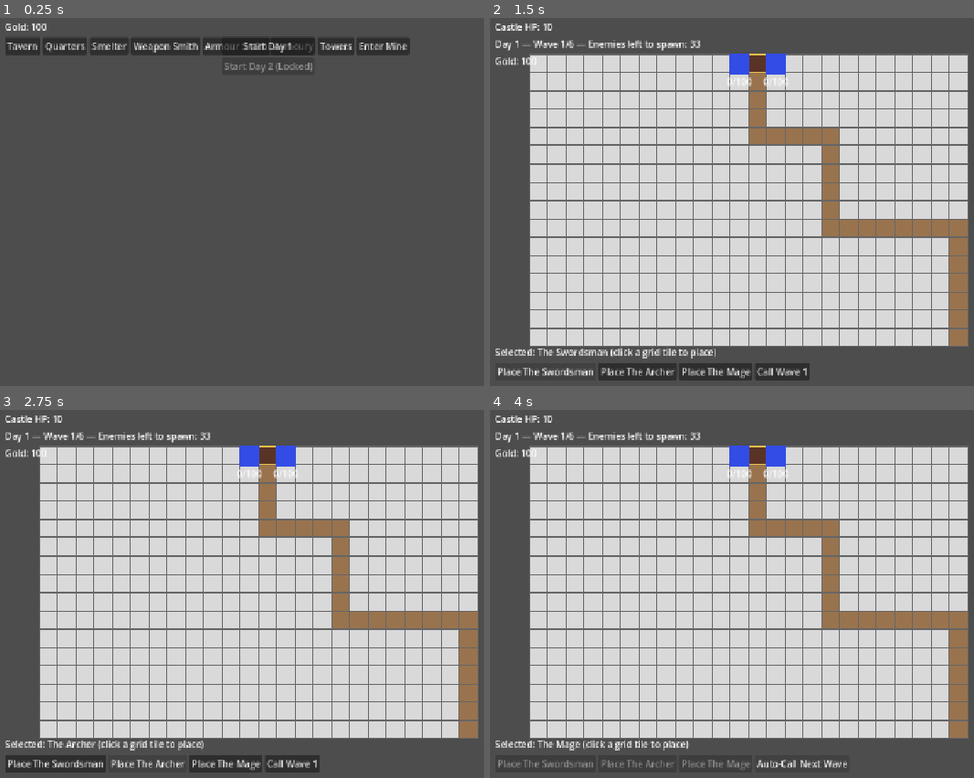
Above: before the commit, frames 1-4 (two rows, left to right).
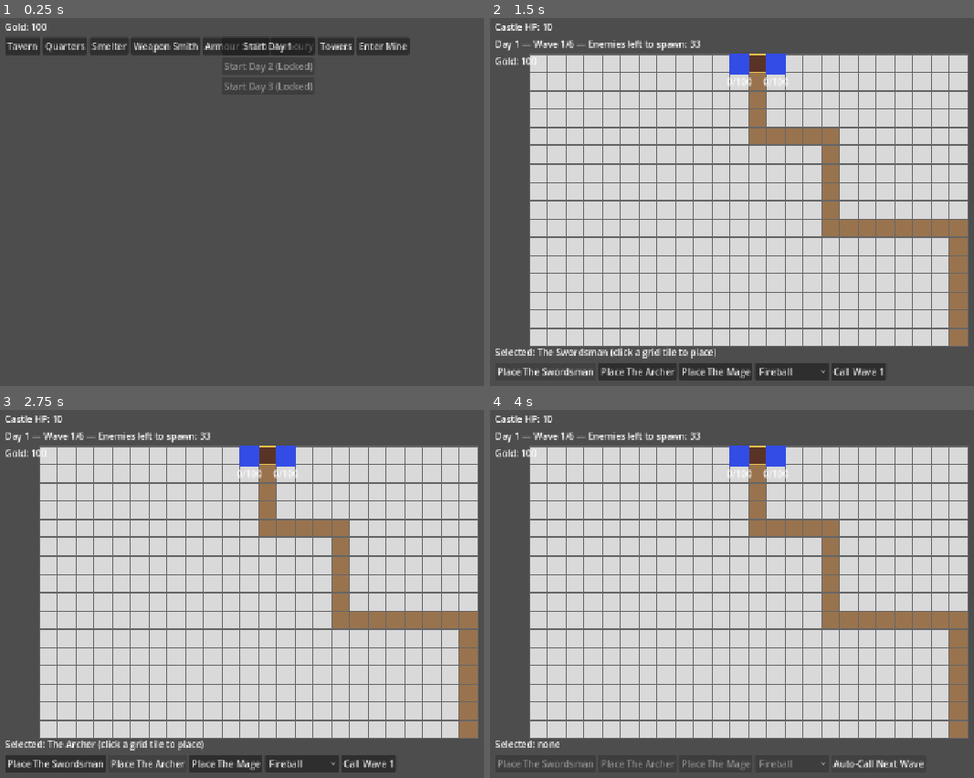
Above: after the commit, the same moments.

Repository: qzak/td-m3-game
Game: Godot game, scene res://scenes/castle/castle.tscn
The game is run twice, just before and just after one commit, with the same random seed, the same clock (stepped at 60 frames per second) and the same inputs.
Inputs:
- Up to frame 1 (0.25 s): no input
- Up to frame 2 (1.5 s): click "Start Day 1" at 0.5 s; click "Place The Swordsman" at 1.25 s
- Up to frame 3 (2.75 s): click "Place The Archer" at 2 s
- Up to frame 4 (4 s): click "Place The Mage" at 2.75 s; click "Call Wave 1" at 3.5 s

The runs differ from the first frame. In frame 1, 0.1% of the frame differs, in the area x 46-65%, y 17-21%; in frame 2, 0.8%; in frame 3, 0.8%; in frame 4, 0.8%, in the area x 9-90%, y 89-98%.

Commit message:
Agent Host changes for agents/game-dev-next-milestones-plan

Diff:
--- a/autoload/game_state.gd
+++ b/autoload/game_state.gd
@@ -35,6 +35,7 @@
 var selected_day_index: int = 1
 var mine_depth: int = 0
 var mine_board_state: Array = []
+var _total_known_days_cache: int = -1  # -1 = not yet computed
 
 func _ready() -> void:
 	EventBus.day_started.connect(func(_idx): tavern_reroll_count = 0)
@@ -44,7 +45,44 @@
 	unlocked_day_index = maxi(unlocked_day_index, day_index + 1)
 
 func total_known_days() -> int:
-	return 2
+	# Return cached value if already computed
+	if _total_known_days_cache >= 0:
+		return _total_known_days_cache
+
+	# Scan res://data/waves/ for day_<n>.tres files
+	var dir: DirAccess = DirAccess.open("res://data/waves")
+	if dir == null:
+		_total_known_days_cache = 1
+		return 1
+
+	# Use a regex to match day_<number>.tres pattern exactly
+	var regex := RegEx.new()
+	regex.compile("^day_([0-9]+)\\.tres(\\.remap)?$")
+
+	var found_days: Dictionary = {}  # n -> true
+	var files: PackedStringArray = dir.get_files()
+
+	for file_name: String in files:
+		var result: RegExMatch = regex.search(file_name)
+		if result:
+			var n_str: String = result.get_string(1)
+			var n: int = int(n_str)
+			found_days[n] = true
+
+	# Find highest contiguous n starting at 1
+	var max_contiguous: int = 0
+	for i in range(1, 1000):  # reasonable upper limit
+		if found_days.has(i):
+			max_contiguous = i
+		else:
+			break  # stop at first gap
+
+	# Fall back to 1 if none found
+	if max_contiguous == 0:
+		max_contiguous = 1
+
+	_total_known_days_cache = max_contiguous
+	return _total_known_days_cache
 
 func add_currency(amount: int) -> void:
 	currency += amount
--- a/data/adventurers/mage.tres
+++ b/data/adventurers/mage.tres
@@ -15,4 +15,4 @@
 attack_pool = 120
 attack_regen = 30
 recruit_cost = 150
-spell_ids = Array[String](["fireball"])
+spell_ids = Array[String](["fireball", "arcane_bolt"])
--- /dev/null
+++ b/data/adventurers/spells/arcane_bolt.tres
@@ -0,0 +1,10 @@
+[gd_resource type="Resource" script_class="SpellData" load_steps=2 format=3]
+
+[ext_resource type="Script" path="res://data/adventurers/spell_data.gd" id="1"]
+
+[resource]
+script = ExtResource("1")
+id = "arcane_bolt"
+display_name = "Arcane Bolt"
+is_aoe = false
+damage_multiplier = 1.6
--- /dev/null
+++ b/data/waves/day3_wave1.tres
@@ -0,0 +1,10 @@
+[gd_resource type="Resource" script_class="WaveData" load_steps=3 format=3]
+
+[ext_resource type="Script" path="res://data/waves/wave_data.gd" id="1"]
+[ext_resource type="Resource" path="res://data/enemies/goblin.tres" id="2"]
+
+[resource]
+script = ExtResource("1")
+enemy_data = ExtResource("2")
+count = 8
+spawn_delay_steps = 2
--- /dev/null
+++ b/data/waves/day3_wave2.tres
@@ -0,0 +1,10 @@
+[gd_resource type="Resource" script_class="WaveData" load_steps=3 format=3]
+
+[ext_resource type="Script" path="res://data/waves/wave_data.gd" id="1"]
+[ext_resource type="Resource" path="res://data/enemies/goblin_rider.tres" id="2"]
+
+[resource]
+script = ExtResource("1")
+enemy_data = ExtResource("2")
+count = 8
+spawn_delay_steps = 2
--- /dev/null
+++ b/data/waves/day3_wave3.tres
@@ -0,0 +1,10 @@
+[gd_resource type="Resource" script_class="WaveData" load_steps=3 format=3]
+
+[ext_resource type="Script" path="res://data/waves/wave_data.gd" id="1"]
+[ext_resource type="Resource" path="res://data/enemies/goblin_shaman.tres" id="2"]
+
+[resource]
+script = ExtResource("1")
+enemy_data = ExtResource("2")
+count = 5
+spawn_delay_steps = 2
--- /dev/null
+++ b/data/waves/day3_wave4.tres
@@ -0,0 +1,10 @@
+[gd_resource type="Resource" script_class="WaveData" load_steps=3 format=3]
+
+[ext_resource type="Script" path="res://data/waves/wave_data.gd" id="1"]
+[ext_resource type="Resource" path="res://data/enemies/goblin_rider.tres" id="2"]
+
+[resource]
+script = ExtResource("1")
+enemy_data = ExtResource("2")
+count = 10
+spawn_delay_steps = 1
--- /dev/null
+++ b/data/waves/day3_wave5.tres
@@ -0,0 +1,10 @@
+[gd_resource type="Resource" script_class="WaveData" load_steps=3 format=3]
+
+[ext_resource type="Script" path="res://data/waves/wave_data.gd" id="1"]
+[ext_resource type="Resource" path="res://data/enemies/goblin_shaman.tres" id="2"]
+
+[resource]
+script = ExtResource("1")
+enemy_data = ExtResource("2")
+count = 6
+spawn_delay_steps = 2
--- /dev/null
+++ b/data/waves/day3_wave6.tres
@@ -0,0 +1,10 @@
+[gd_resource type="Resource" script_class="WaveData" load_steps=3 format=3]
+
+[ext_resource type="Script" path="res://data/waves/wave_data.gd" id="1"]
+[ext_resource type="Resource" path="res://data/enemies/large_goblin.tres" id="2"]
+
+[resource]
+script = ExtResource("1")
+enemy_data = ExtResource("2")
+count = 6
+spawn_delay_steps = 3
--- /dev/null
+++ b/data/waves/day_3.tres
@@ -0,0 +1,17 @@
+[gd_resource type="Resource" script_class="DayData" load_steps=8 format=3]
+
+[ext_resource type="Script" path="res://data/waves/day_data.gd" id="1"]
+[ext_resource type="Script" path="res://data/waves/wave_data.gd" id="2"]
+[ext_resource type="Resource" path="res://data/waves/day3_wave1.tres" id="3"]
+[ext_resource type="Resource" path="res://data/waves/day3_wave2.tres" id="4"]
+[ext_resource type="Resource" path="res://data/waves/day3_wave3.tres" id="5"]
+[ext_resource type="Resource" path="res://data/waves/day3_wave4.tres" id="6"]
+[ext_resource type="Resource" path="res://data/waves/day3_wave5.tres" id="7"]
+[ext_resource type="Resource" path="res://data/waves/day3_wave6.tres" id="8"]
+
+[resource]
+script = ExtResource("1")
+day_index = 3
+waves = Array[ExtResource("2")]([ExtResource("3"), ExtResource("4"), ExtResource("5"), ExtResource("6"), ExtResource("7"), ExtResource("8")])
+difficulty_scalar = 1.6
+completion_reward = 400
--- a/scripts/tower_defense/adventurer.gd
+++ b/scripts/tower_defense/adventurer.gd
@@ -6,16 +6,26 @@
 var cell: Vector2i
 var attack_pool_current: int = 0
 var stunned_steps_remaining: int = 0
+var selected_spell_id: String = ""  # chosen spell for MAGIC units; "" = use the type's default
 
 @onready var pool_label: Label = $PoolLabel
 
-func setup(p_data: AdventurerData, p_cell: Vector2i, world_pos: Vector2) -> void:
+func setup(p_data: AdventurerData, p_cell: Vector2i, world_pos: Vector2, p_spell_id: String = "") -> void:
 	data = p_data
 	cell = p_cell
 	position = world_pos
 	attack_pool_current = 0
 	stunned_steps_remaining = 0
+	selected_spell_id = p_spell_id
+	if selected_spell_id == "" and not data.spell_ids.is_empty():
+		selected_spell_id = data.spell_ids[0]
 	_update_label()
+
+## Repositions the unit to a new cell without touching its charge/stun state
+## (used for mid-battle repositioning during between-wave breathers).
+func move_to(p_cell: Vector2i, world_pos: Vector2) -> void:
+	cell = p_cell
+	position = world_pos
 
 func regen() -> void:
 	attack_pool_current += data.attack_regen
--- a/scripts/tower_defense/battle_controller.gd
+++ b/scripts/tower_defense/battle_controller.gd
@@ -42,6 +42,14 @@
 var selected_adventurer_data: AdventurerData = null
 var placed_adventurer_ids: Dictionary = {}  # AdventurerData.id -> true, one copy of each allowed
 var adventurer_buttons: Dictionary = {}  # AdventurerData.id -> Button
+var spell_pickers: Dictionary = {}  # AdventurerData.id -> OptionButton (magic units with >=2 spells)
+var selected_spell_for: Dictionary = {}  # AdventurerData.id -> chosen spell id
+
+## Placement/repositioning is only allowed before the first wave and during between-wave breathers.
+var placement_open: bool = true
+## The already-placed unit currently being repositioned (picked up), or null.
+var picked_up_adventurer: TDAdventurer = null
+var picked_up_origin_cell: Vector2i = Vector2i.ZERO
 
 func _ready() -> void:
 	castle_hp = starting_castle_hp
@@ -125,6 +133,26 @@
 		placement_buttons_container.add_child(button)
 		adventurer_buttons[boosted.id] = button
 
+		_build_spell_picker(boosted)
+
+## For a magic adventurer with two or more spells, adds an OptionButton next to its Place button
+## so the player can choose which spell it will fight with before deploying it. The choice is
+## stored in selected_spell_for (def id -> spell id) and passed into the unit's setup() on placement.
+func _build_spell_picker(def: AdventurerData) -> void:
+	if def.type != AdventurerData.AdventurerType.MAGIC or def.spell_ids.size() < 2:
+		return
+	var picker := OptionButton.new()
+	for i in def.spell_ids.size():
+		var spell_id: String = def.spell_ids[i]
+		var spell: SpellData = load("res://data/adventurers/spells/%s.tres" % spell_id)
+		var label: String = spell.display_name if spell != null else spell_id
+		picker.add_item(label, i)
+	picker.select(0)
+	selected_spell_for[def.id] = def.spell_ids[0]
+	picker.item_selected.connect(func(index: int): selected_spell_for[def.id] = def.spell_ids[index])
+	placement_buttons_container.add_child(picker)
+	spell_pickers[def.id] = picker
+
 func _on_return_button_pressed() -> void:
 	get_tree().change_scene_to_file("res://scenes/castle/castle.tscn")
 
@@ -144,10 +172,8 @@
 func _begin_wave() -> void:
 	if not battle_started:
 		battle_started = true
-		for button in placement_buttons_container.get_children():
-			button.disabled = true
-		grid.clear_range_preview()
 		EventBus.day_started.emit(day_data.day_index)
+	_close_placement()
 
 	wave_active = true
 	auto_call_next = false
@@ -172,35 +198,101 @@
 		start_button.disabled = false
 
 func _select_adventurer(data: AdventurerData) -> void:
+	if not placement_open:
+		return
 	# Each recruited adventurer is a unique individual, so only one copy can be on the field.
 	if placed_adventurer_ids.has(data.id):
 		return
+	# Picking a reserve to deploy cancels any in-progress reposition.
+	_cancel_pickup()
 	selected_adventurer_data = data
 	selected_label.text = 'Selected: %s (click a grid tile to place)' % data.display_name
 
 func _on_grid_cell_hovered(cell: Vector2i, valid: bool) -> void:
-	if battle_started or selected_adventurer_data == null or not valid:
+	if not placement_open or not valid:
 		grid.clear_range_preview()
 		return
-	grid.set_range_preview(cell, selected_adventurer_data.range_min, selected_adventurer_data.range_max)
+	var active := selected_adventurer_data
+	if active == null and picked_up_adventurer != null:
+		active = picked_up_adventurer.data
+	if active == null:
+		grid.clear_range_preview()
+		return
+	grid.set_range_preview(cell, active.range_min, active.range_max)
 
 func _on_grid_cell_clicked(cell: Vector2i) -> void:
-	if battle_started or selected_adventurer_data == null:
-		return
-	if not grid.is_buildable(cell):
-		return
-	var adventurer: TDAdventurer = ADVENTURER_SCENE.instantiate()
-	units_root.add_child(adventurer)
-	adventurer.setup(selected_adventurer_data, cell, grid.cell_to_world(cell))
-	grid.occupied_cells[cell] = adventurer
-	adventurers.append(adventurer)
-
-	placed_adventurer_ids[selected_adventurer_data.id] = true
-	if adventurer_buttons.has(selected_adventurer_data.id):
-		adventurer_buttons[selected_adventurer_data.id].disabled = true
+	if not placement_open:
+		return
+
+	# Placing a fresh reserve unit selected via a Place button.
+	if selected_adventurer_data != null:
+		if not grid.is_buildable(cell):
+			return
+		var adventurer: TDAdventurer = ADVENTURER_SCENE.instantiate()
+		units_root.add_child(adventurer)
+		var chosen_spell: String = selected_spell_for.get(selected_adventurer_data.id, "")
+		adventurer.setup(selected_adventurer_data, cell, grid.cell_to_world(cell), chosen_spell)
+		grid.occupied_cells[cell] = adventurer
+		adventurers.append(adventurer)
+
+		placed_adventurer_ids[selected_adventurer_data.id] = true
+		if adventurer_buttons.has(selected_adventurer_data.id):
+			adventurer_buttons[selected_adventurer_data.id].disabled = true
+		if spell_pickers.has(selected_adventurer_data.id):
+			spell_pickers[selected_adventurer_data.id].disabled = true
+		selected_adventurer_data = null
+		selected_label.text = "Selected: none"
+		grid.clear_range_preview()
+		return
+
+	# Dropping a picked-up unit onto a buildable cell (clicking its origin cancels the move).
+	if picked_up_adventurer != null:
+		if not grid.is_buildable(cell):
+			return
+		picked_up_adventurer.move_to(cell, grid.cell_to_world(cell))
+		grid.occupied_cells[cell] = picked_up_adventurer
+		picked_up_adventurer = null
+		selected_label.text = "Selected: none"
+		grid.clear_range_preview()
+		return
+
+	# Nothing selected: clicking a player-placed unit picks it up for repositioning.
+	# Towers live in reserved_cells (not occupied_cells), so they're never pickable.
+	if grid.occupied_cells.has(cell):
+		var unit: TDAdventurer = grid.occupied_cells[cell]
+		grid.occupied_cells.erase(cell)
+		picked_up_adventurer = unit
+		picked_up_origin_cell = cell
+		selected_label.text = "Moving %s (click a tile to move, or its own tile to cancel)" % unit.data.display_name
+		grid.set_range_preview(cell, unit.data.range_min, unit.data.range_max)
+
+## Opens the placement window (before the first wave, and during between-wave breathers),
+## re-enabling Place buttons for any roster members not already on the field.
+func _open_placement() -> void:
+	placement_open = true
+	for def_id: String in adventurer_buttons:
+		adventurer_buttons[def_id].disabled = placed_adventurer_ids.has(def_id)
+	for def_id: String in spell_pickers:
+		spell_pickers[def_id].disabled = placed_adventurer_ids.has(def_id)
+
+## Closes the placement window when a wave begins: returns any in-progress reposition to its
+## origin, clears the selection/preview, and disables all Place buttons.
+func _close_placement() -> void:
+	_cancel_pickup()
+	placement_open = false
 	selected_adventurer_data = null
 	selected_label.text = "Selected: none"
 	grid.clear_range_preview()
+	for button in placement_buttons_container.get_children():
+		button.disabled = true
+
+## Returns a picked-up unit to the cell it came from (used on cancel / when a wave starts).
+func _cancel_pickup() -> void:
+	if picked_up_adventurer == null:
+		return
+	picked_up_adventurer.move_to(picked_up_origin_cell, grid.cell_to_world(picked_up_origin_cell))
+	grid.occupied_cells[picked_up_origin_cell] = picked_up_adventurer
+	picked_up_adventurer = null
 
 func _on_step_timer_timeout() -> void:
 	if battle_over:
@@ -277,9 +369,8 @@
 
 func _attack_step() -> void:
 	for adventurer in adventurers:
-		var spell: SpellData = null
-		if adventurer.data.type == AdventurerData.AdventurerType.MAGIC and not adventurer.data.spell_ids.is_empty():
-			spell = load("res://data/adventurers/spells/%s.tres" % adventurer.data.spell_ids[0])
+		var spell: SpellData = _resolve_spell(adventurer)
+		var damage_multiplier: float = spell.damage_multiplier if spell != null else 1.0
 
 		if spell != null and spell.is_aoe:
 			while adventurer.can_attack():
@@ -289,7 +380,7 @@
 				adventurer.consume_pool()
 				var kills: Array[TDEnemy] = []
 				for target in targets.duplicate():
-					var dmg := int(randi_range(adventurer.data.damage_min, adventurer.data.damage_max) * spell.damage_multiplier)
+					var dmg := int(randi_range(adventurer.data.damage_min, adventurer.data.damage_max) * damage_multiplier)
 					if target.take_damage(dmg):
 						kills.append(target)
 				for kill in kills:
@@ -302,12 +393,24 @@
 				if target == null:
 					break
 				adventurer.consume_pool()
-				var dmg := randi_range(adventurer.data.damage_min, adventurer.data.damage_max)
+				var dmg := int(randi_range(adventurer.data.damage_min, adventurer.data.damage_max) * damage_multiplier)
 				if target.take_damage(dmg):
 					enemies.erase(target)
 					GameState.add_currency(target.data.bounty)
 					target.queue_free()
 	_check_end_conditions()
+
+## Resolves the spell a magic adventurer is currently fighting with (its selected spell, falling
+## back to the type's first spell). Returns null for non-magic units or those with no spells.
+func _resolve_spell(adventurer: TDAdventurer) -> SpellData:
+	if adventurer.data.type != AdventurerData.AdventurerType.MAGIC:
+		return null
+	var spell_id: String = adventurer.selected_spell_id
+	if spell_id == "":
+		if adventurer.data.spell_ids.is_empty():
+			return null
+		spell_id = adventurer.data.spell_ids[0]
+	return load("res://data/adventurers/spells/%s.tres" % spell_id)
 
 ## Targets the valid enemy furthest along the path (closest to the castle).
 func _find_target(adventurer: TDAdventurer) -> TDEnemy:
@@ -382,9 +485,11 @@
 		EventBus.day_won.emit(day_data.day_index)
 	else:
 		# Field is clear and nothing is spawning — pause so adventurers stop gaining
-		# attack points until the player calls the next wave.
+		# attack points until the player calls the next wave, and re-open placement so the
+		# player can deploy reserves or reposition units during the breather.
 		step_timer.stop()
-		result_label.text = "Wave cleared — call the next wave when ready"
+		_open_placement()
+		result_label.text = "Wave cleared — place/move units, then call the next wave when ready"
 
 func _update_hud() -> void:
 	castle_hp_label.text = "Castle HP: %d" % castle_hp
Not shown, changed: docs/IMPLEMENTATION_PLAN.md
Not shown, changed: docs/systems/tower_defense.md
